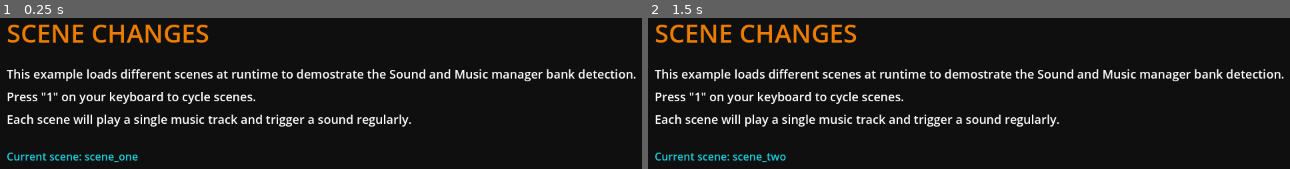
Above: before the commit, frames 1-2 (left to right).
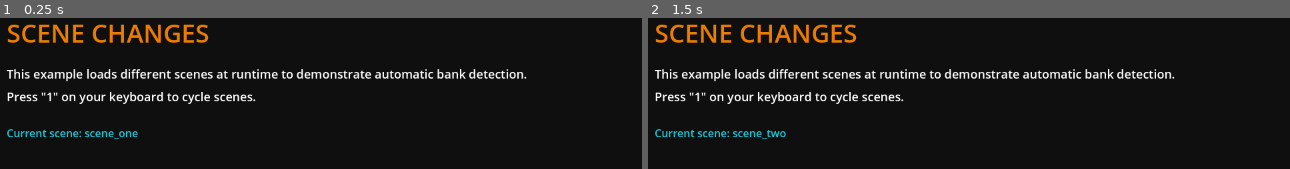
Above: after the commit, the same moments.

Repository: hugemenace/resonate
Game: Godot game, scene res://examples/scene_changes/scene_changes.tscn
The game is run twice, just before and just after one commit, with the same random seed, the same clock (stepped at 60 frames per second) and the same inputs. The project has no main scene, so this scene is started directly.
Inputs:
- Up to frame 1 (0.25 s): no input
- Up to frame 2 (1.5 s): tap Enter at 0.5 s; hold 1 (one) 0.53-1.28 s; tap 2 (two) at 0.8, 1.35 s; tap Space at 1.25 s

The runs differ from the first frame. In frame 1, 4.9% of the frame differs, in the area x 1-100%, y 33-96%; in frame 2, 4.9%.

Commit message:
chore: tidy up the scene change examples

Diff:
--- a/examples/scene_changes/scene_changes.tscn
+++ b/examples/scene_changes/scene_changes.tscn
@@ -22,15 +22,14 @@
 offset_top = 125.0
 offset_right = 824.0
 offset_bottom = 185.0
-text = "This example loads different scenes at runtime to demostrate the Sound and Music manager bank detection.
-Press \"1\" on your keyboard to cycle scenes.
-Each scene will play a single music track and trigger a sound regularly."
+text = "This example loads different scenes at runtime to demonstrate automatic bank detection.
+Press \"1\" on your keyboard to cycle scenes."
 label_settings = ExtResource("3_k4a5g")
 
 [node name="SceneDetails" type="Label" parent="."]
 offset_left = 100.0
-offset_top = 250.0
+offset_top = 215.0
 offset_right = 824.0
-offset_bottom = 310.0
+offset_bottom = 275.0
 text = "{ scene details }"
 label_settings = ExtResource("4_gpwbw")
--- a/examples/scene_changes/scene_one.gd
+++ b/examples/scene_changes/scene_one.gd
@@ -3,46 +3,23 @@
 
 @onready var timer: Timer = $Timer
 
-var _instance: PooledAudioStreamPlayer
-var _music_playing: bool
+var _is_playing_music: bool
 
 
 func _ready():
 	MusicManager.loaded.connect(on_music_manager_updated)
 	MusicManager.banks_updated.connect(on_music_manager_updated)
 
-	SoundManager.loaded.connect(on_sound_manager_updated)
-	SoundManager.banks_updated.connect(on_sound_manager_updated)
 
-	timer.timeout.connect(on_timer_timeout)
-
-
-func _exit_tree():
-	if _instance == null:
+func on_music_manager_updated() -> void:
+	if _is_playing_music or not MusicManager.has_loaded:
 		return
 
-	_instance.release()
+	MusicManager.play("scene_one", "track_a")
 
+	# Calling auto_stop here ensures that when this particular node exits
+	# the scene tree the music track stops playing. This would be
+	# equivalent to stopping the track in _exit_tree or @tree_exiting.
+	MusicManager.auto_stop(self, "scene_one", "track_a")
 
-func on_music_manager_updated() -> void:
-	if _music_playing or not MusicManager.has_loaded:
-		return
-
-	MusicManager.set_volume(-10)
-	MusicManager.play("scene_one", "track_a", 0)
-
-	_music_playing = true
-
-
-func on_sound_manager_updated() -> void:
-	if _instance != null or not SoundManager.has_loaded:
-		return
-
-	_instance = SoundManager.instance("scene_one", "note")
-
-
-func on_timer_timeout() -> void:
-	if _instance == null or not SoundManager.has_loaded:
-		return
-
-	_instance.trigger()
+	_is_playing_music = true
--- a/examples/scene_changes/scene_one.tscn
+++ b/examples/scene_changes/scene_one.tscn
@@ -1,19 +1,10 @@
-[gd_scene load_steps=12 format=3 uid="uid://qfk8ucywmppo"]
+[gd_scene load_steps=8 format=3 uid="uid://qfk8ucywmppo"]
 
 [ext_resource type="Script" path="res://examples/scene_changes/scene_one.gd" id="1_ac5rj"]
-[ext_resource type="Script" path="res://addons/resonate/sound_manager/sound_bank.gd" id="1_d2ivd"]
-[ext_resource type="Script" path="res://addons/resonate/sound_manager/sound_event_resource.gd" id="2_f5qj8"]
-[ext_resource type="AudioStream" uid="uid://de550fklyhu88" path="res://audio/sounds/note_c5.wav" id="3_2mrnr"]
 [ext_resource type="Script" path="res://addons/resonate/music_manager/music_bank.gd" id="4_fi4fr"]
 [ext_resource type="Script" path="res://addons/resonate/music_manager/music_track_resource.gd" id="5_wtd24"]
 [ext_resource type="Script" path="res://addons/resonate/music_manager/music_stem_resource.gd" id="6_4afm1"]
 [ext_resource type="AudioStream" uid="uid://bcv4ev20vqxx2" path="res://audio/music_stems/house_drums_stem.mp3" id="8_qa3at"]
-
-[sub_resource type="Resource" id="Resource_tn51l"]
-script = ExtResource("2_f5qj8")
-name = "note"
-bus = ""
-streams = Array[AudioStream]([ExtResource("3_2mrnr")])
 
 [sub_resource type="Resource" id="Resource_6vob4"]
 script = ExtResource("6_4afm1")
@@ -31,11 +22,6 @@
 [node name="SceneOne" type="Node2D"]
 script = ExtResource("1_ac5rj")
 
-[node name="SoundBank" type="Node" parent="."]
-script = ExtResource("1_d2ivd")
-label = "scene_one"
-events = Array[ExtResource("2_f5qj8")]([SubResource("Resource_tn51l")])
-
 [node name="MusicBank" type="Node" parent="."]
 script = ExtResource("4_fi4fr")
 label = "scene_one"
--- a/examples/scene_changes/scene_two.gd
+++ b/examples/scene_changes/scene_two.gd
@@ -4,34 +4,13 @@
 @onready var timer: Timer = $Timer
 
 var _instance: PooledAudioStreamPlayer
-var _music_playing: bool
 
 
 func _ready():
-	MusicManager.loaded.connect(on_music_manager_updated)
-	MusicManager.banks_updated.connect(on_music_manager_updated)
-
 	SoundManager.loaded.connect(on_sound_manager_updated)
 	SoundManager.banks_updated.connect(on_sound_manager_updated)
 
 	timer.timeout.connect(on_timer_timeout)
-
-
-func _exit_tree():
-	if _instance == null:
-		return
-
-	_instance.release()
-
-
-func on_music_manager_updated() -> void:
-	if _music_playing or not MusicManager.has_loaded:
-		return
-
-	MusicManager.set_volume(-10)
-	MusicManager.play("scene_two", "track_a", 0)
-
-	_music_playing = true
 
 
 func on_sound_manager_updated() -> void:
@@ -40,6 +19,11 @@
 
 	_instance = SoundManager.instance("scene_two", "note")
 
+	# Calling auto_release here ensures that when this particular node exits
+	# the scene tree the instance is automatically released. This would be
+	# equivalent to releasing the instance in _exit_tree or @tree_exiting.
+	SoundManager.auto_release(self, _instance)
+
 
 func on_timer_timeout() -> void:
 	if _instance == null or not SoundManager.has_loaded:
--- a/examples/scene_changes/scene_two.tscn
+++ b/examples/scene_changes/scene_two.tscn
@@ -1,32 +1,17 @@
-[gd_scene load_steps=12 format=3 uid="uid://cyme2yjik1ioe"]
+[gd_scene load_steps=8 format=3 uid="uid://cyme2yjik1ioe"]
 
 [ext_resource type="Script" path="res://addons/resonate/sound_manager/sound_bank.gd" id="1_cdph3"]
 [ext_resource type="Script" path="res://examples/scene_changes/scene_two.gd" id="1_fw31x"]
 [ext_resource type="Script" path="res://addons/resonate/sound_manager/sound_event_resource.gd" id="2_la3fn"]
 [ext_resource type="AudioStream" uid="uid://de550fklyhu88" path="res://audio/sounds/note_c5.wav" id="3_ll4y0"]
-[ext_resource type="Script" path="res://addons/resonate/music_manager/music_bank.gd" id="4_rqdpk"]
-[ext_resource type="Script" path="res://addons/resonate/music_manager/music_track_resource.gd" id="5_tfpgq"]
-[ext_resource type="Script" path="res://addons/resonate/music_manager/music_stem_resource.gd" id="6_4nepn"]
-[ext_resource type="AudioStream" uid="uid://clkjvyfm227dt" path="res://audio/music_stems/breakbeat_drums_stem.mp3" id="8_bjixm"]
+[ext_resource type="AudioStream" uid="uid://b35ao3bdtstka" path="res://audio/sounds/note_e5.wav" id="5_a7sct"]
+[ext_resource type="AudioStream" uid="uid://bmg3dvylup5k" path="res://audio/sounds/note_g5.wav" id="6_37wm4"]
 
 [sub_resource type="Resource" id="Resource_tk6xx"]
 script = ExtResource("2_la3fn")
 name = "note"
 bus = ""
-streams = Array[AudioStream]([ExtResource("3_ll4y0")])
-
-[sub_resource type="Resource" id="Resource_hhwhe"]
-script = ExtResource("6_4nepn")
-name = "stem_a"
-enabled = true
-volume = 0.0
-stream = ExtResource("8_bjixm")
-
-[sub_resource type="Resource" id="Resource_gxaub"]
-script = ExtResource("5_tfpgq")
-name = "track_a"
-bus = ""
-stems = Array[ExtResource("6_4nepn")]([SubResource("Resource_hhwhe")])
+streams = Array[AudioStream]([ExtResource("3_ll4y0"), ExtResource("5_a7sct"), ExtResource("6_37wm4")])
 
 [node name="SceneTwo" type="Node2D"]
 script = ExtResource("1_fw31x")
@@ -36,10 +21,5 @@
 label = "scene_two"
 events = Array[ExtResource("2_la3fn")]([SubResource("Resource_tk6xx")])
 
-[node name="MusicBank" type="Node" parent="."]
-script = ExtResource("4_rqdpk")
-label = "scene_two"
-tracks = Array[ExtResource("5_tfpgq")]([SubResource("Resource_gxaub")])
-
 [node name="Timer" type="Timer" parent="."]
 autostart = true
